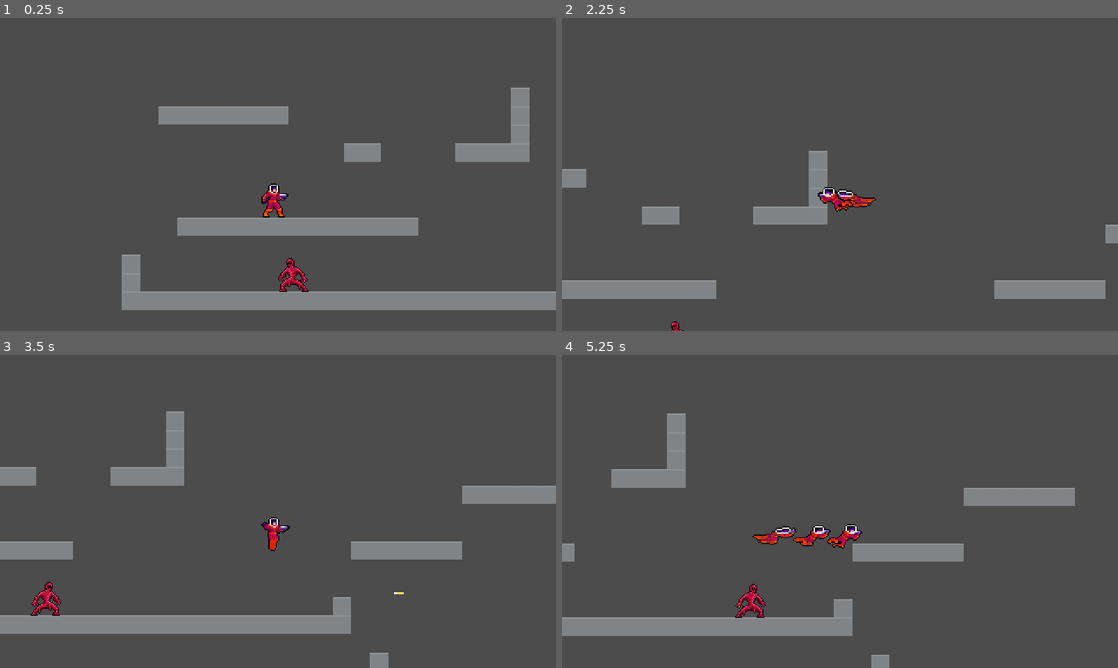
Above: before the commit, frames 1-4 (two rows, left to right).
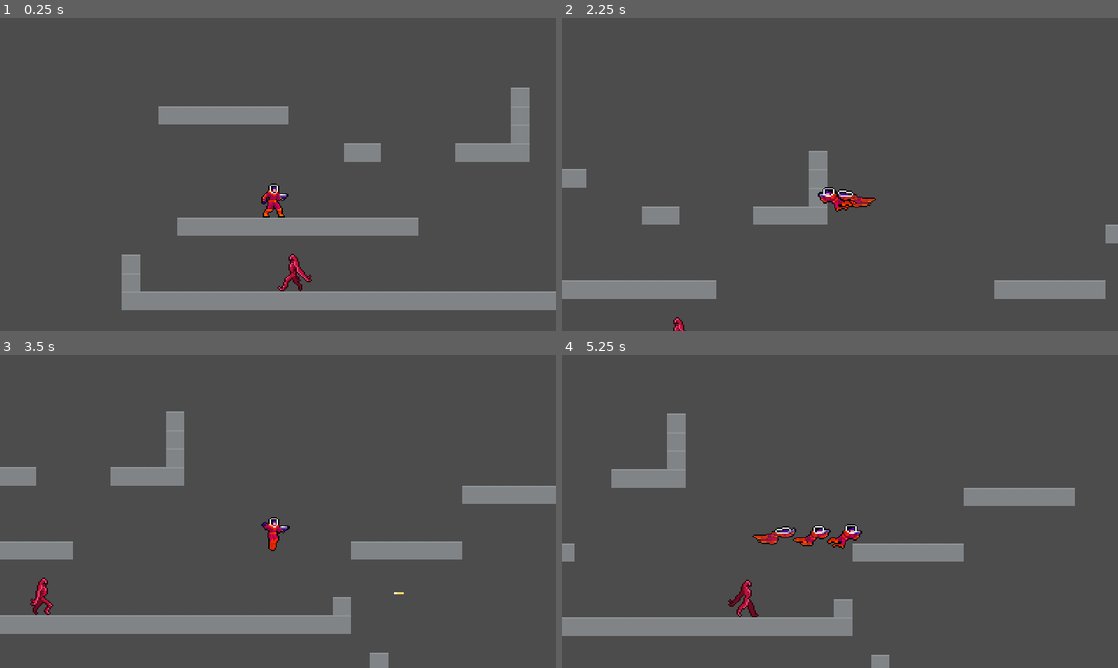
Above: after the commit, the same moments.

Repository: JuroUhlar/red_cascade
Game: Godot game, scene res://scenes/World.tscn
The game is run twice, just before and just after one commit, with the same random seed, the same clock (stepped at 60 frames per second) and the same inputs.
Inputs:
- Up to frame 1 (0.25 s): no input
- Up to frame 2 (2.25 s): hold D (move_right) 0.53-2.03 s; tap X (dash) at 0.6, 2.1 s; tap Space (jump) at 0.77, 1.52 s; tap Z (shoot) at 1.35 s; hold A (move_left) from 2.03 s (still down)
- Up to frame 3 (3.5 s): release A (move_left) at 2.78 s; hold D (move_right) from 2.78 s (still down); tap Z (shoot) at 2.85 s; tap Space (jump) at 3.02 s
- Up to frame 4 (5.25 s): tap X (dash) at 3.6, 5.1 s; tap Space (jump) at 3.77, 4.52 s; release D (move_right) at 4.28 s; hold A (move_left) 4.28-5.03 s; tap Z (shoot) at 4.35 s; hold D (move_right) from 5.03 s (still down)

The runs differ from the first frame. In frame 1, 0.3% of the frame differs, in the area x 49-57%, y 75-88%; in frame 2, less than 0.1%; in frame 3, 0.4%; in frame 4, 0.4%, in the area x 29-37%, y 71-84%.

Commit message:
Enemy walk animation

Diff:
--- a/scenes/Enemy.tscn
+++ b/scenes/Enemy.tscn
@@ -9,9 +9,17 @@
 [ext_resource path="res://assets/NPC/enemy_death5.png" type="Texture" id=7]
 [ext_resource path="res://assets/NPC/enemy_death6.png" type="Texture" id=8]
 [ext_resource path="res://assets/NPC/enemy_death7.png" type="Texture" id=9]
+[ext_resource path="res://assets/Enemy/enemy-walk1.png" type="Texture" id=10]
+[ext_resource path="res://assets/Enemy/enemy-walk2.png" type="Texture" id=11]
+[ext_resource path="res://assets/Enemy/enemy-walk3.png" type="Texture" id=12]
+[ext_resource path="res://assets/Enemy/enemy-walk4.png" type="Texture" id=13]
+[ext_resource path="res://assets/Enemy/enemy-walk5.png" type="Texture" id=14]
+[ext_resource path="res://assets/Enemy/enemy-walk6.png" type="Texture" id=15]
+[ext_resource path="res://assets/Enemy/enemy-walk7.png" type="Texture" id=16]
+[ext_resource path="res://assets/Enemy/enemy-walk8.png" type="Texture" id=17]
 
 [sub_resource type="RectangleShape2D" id=1]
-extents = Vector2( 12.1487, 14.1609 )
+extents = Vector2( 12.1487, 16.0762 )
 
 [sub_resource type="SpriteFrames" id=2]
 animations = [ {
@@ -24,6 +32,11 @@
 "loop": false,
 "name": "die",
 "speed": 20.0
+}, {
+"frames": [ ExtResource( 10 ), ExtResource( 11 ), ExtResource( 12 ), ExtResource( 13 ), ExtResource( 14 ), ExtResource( 15 ), ExtResource( 16 ), ExtResource( 17 ) ],
+"loop": true,
+"name": "walk",
+"speed": 12.0
 } ]
 
 [node name="Enemy" type="KinematicBody2D"]
@@ -32,12 +45,14 @@
 script = ExtResource( 1 )
 
 [node name="CollisionShape2D" type="CollisionShape2D" parent="."]
-position = Vector2( 0, 1 )
+position = Vector2( 1.12968, 2.93716 )
 shape = SubResource( 1 )
 
 [node name="Sprite" type="AnimatedSprite" parent="."]
-scale = Vector2( 0.5, 0.5 )
+scale = Vector2( 1.2, 1.1 )
 frames = SubResource( 2 )
+animation = "walk"
+frame = 4
 playing = true
 
 [node name="VisibilityEnabler2D" type="VisibilityEnabler2D" parent="."]
--- a/scripts/Enemy.gd
+++ b/scripts/Enemy.gd
@@ -25,6 +25,8 @@
 		else:
 			$Sprite.flip_h = false
 
+		$Sprite.play("walk")
+
 func take_damage(damage):
 	hp -= damage
 	if hp <= 0:
Not shown, added: assets/Enemy/enemy-walk1.png.import
Not shown, added: assets/Enemy/enemy-walk2.png.import
Not shown, added: assets/Enemy/enemy-walk3.png.import
Not shown, added: assets/Enemy/enemy-walk4.png.import
Not shown, added: assets/Enemy/enemy-walk5.png.import
Not shown, added: assets/Enemy/enemy-walk6.png.import
Not shown, added: assets/Enemy/enemy-walk7.png.import
Not shown, added: assets/Enemy/enemy-walk8.png.import
Not shown: 1 places in scenes/Enemy.tscn that only renumber resources
